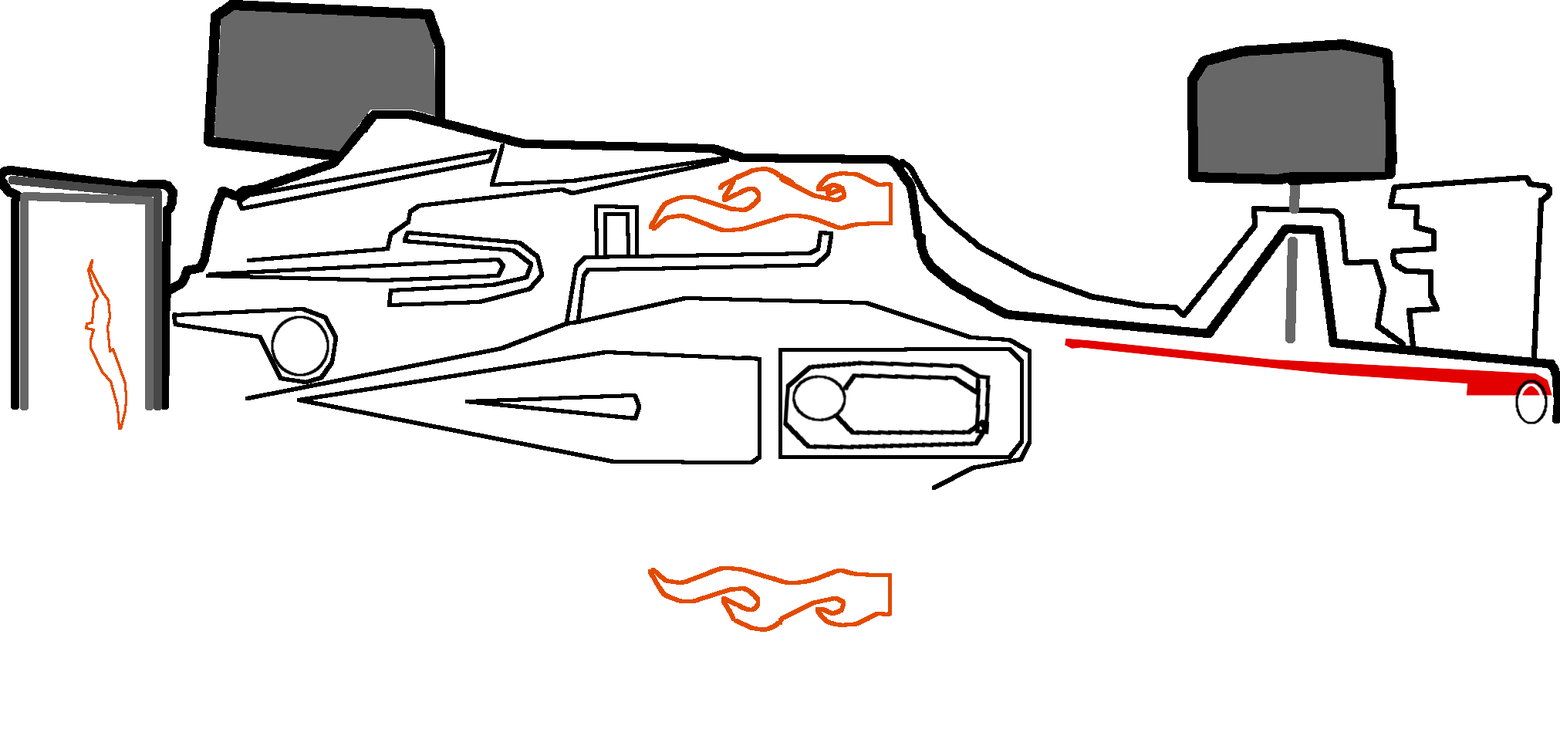
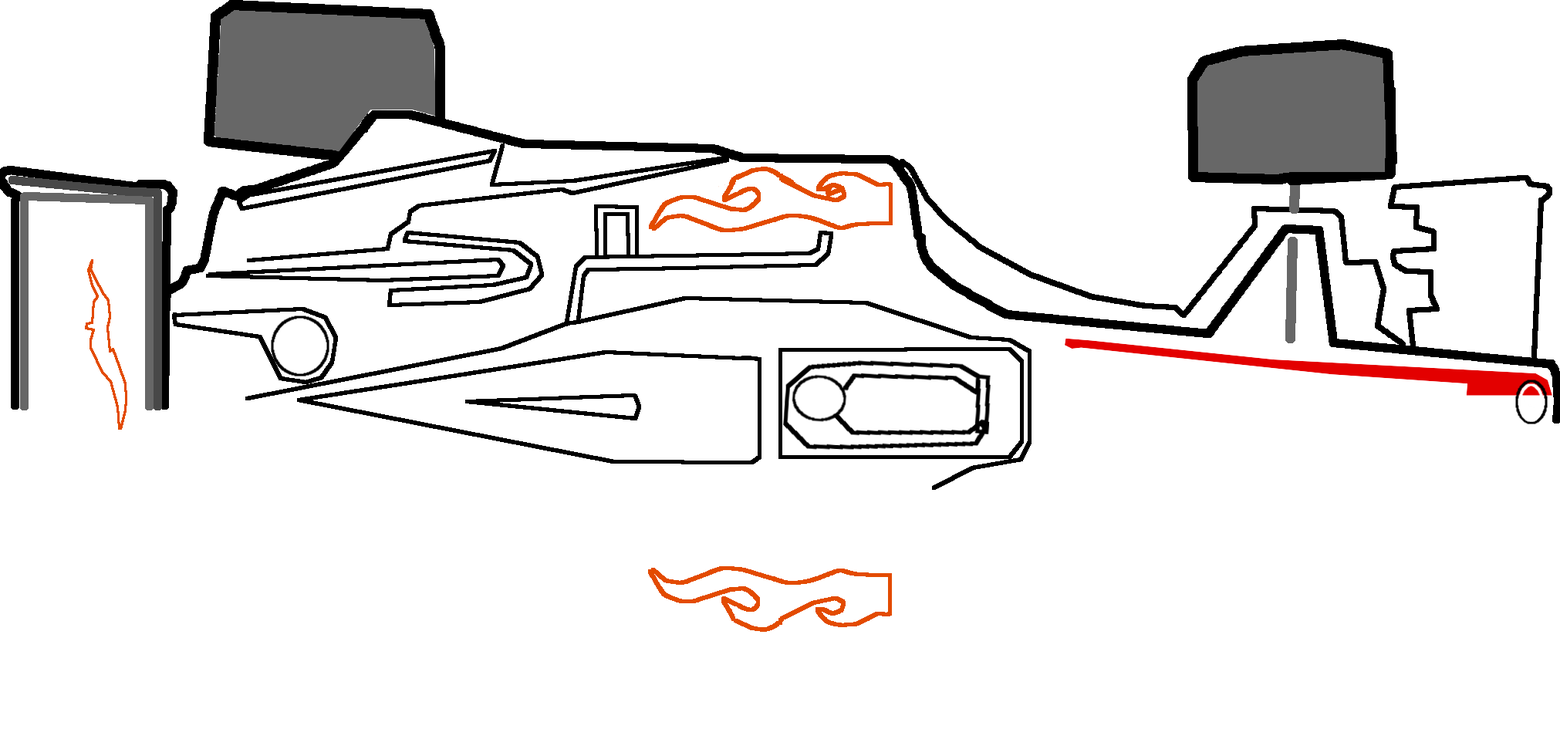
Comparing the layer stacks of the two w=1560, h=756 images. Changes:
painted on "Decal" over [718, 178, 732, 190]
